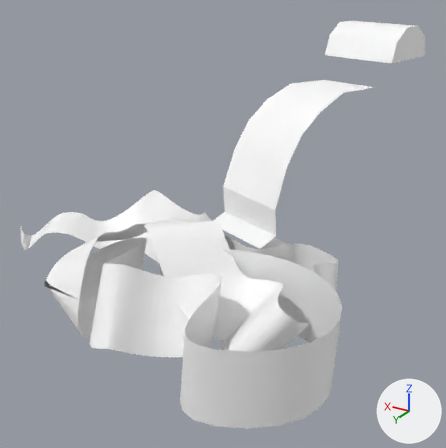
Before and after pictures for a commit that changed the FBX model Assets/Scenes/Sat Building/Models/SeismographPaper.fbx.
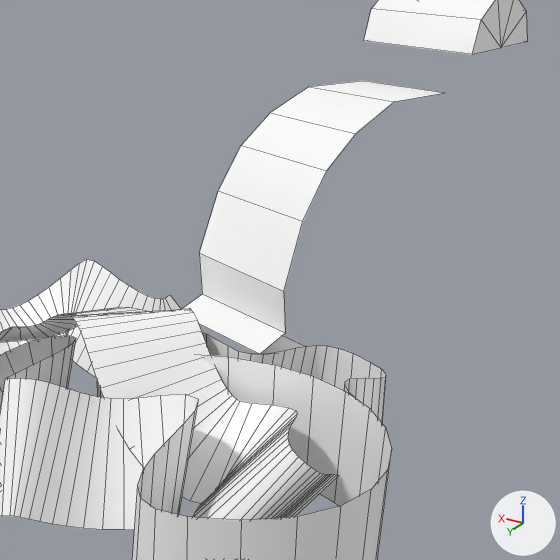
There are two pictures of each version: one whole from a 50 mm camera at (-0.965, 2.854, 0.39) aimed at (0.283, 0.775, -0.65), one close up on the part from 22% to 100% of the width and 7% to 84% of the height. The lights are fixed; the arrows at lower right show +X, +Y and +Z. The close-ups show mesh edges as thin lines. Where no turn or scale is listed for an object, it has been applied to the vertices.

The older version as bpy lines, for what is in view:
```python
me_béziercurve = bpy.data.meshes.new('BézierCurve')
me_béziercurve.from_pydata(...)  # 338 vertices, 168 faces; spans x -0.566..0.662, y -0.39..0.443, z -0.225..0.198
me_béziercurve.materials.append(mat_seismographpaper)  # white #ffffff
me_scene_001 = bpy.data.meshes.new('Scene.001')
me_scene_001.from_pydata(...)  # 18 vertices, 8 faces; spans x -0.6..32.2, y 5.7..74.3, z -1.0..59.0
me_scene_001.materials.append(mat_seismographpaper)  # white #ffffff
me_scene_002 = bpy.data.meshes.new('Scene.002')
me_scene_002.from_pydata(...)  # 14 vertices, 15 faces; spans x -0.203..0.203, y -0.182..0.182, z -0.017..0.123
me_scene_002.materials.append(mat_seismographpaper)  # white #ffffff
ob_béziercurve = bpy.data.objects.new('BézierCurve', me_béziercurve)
ob_béziercurve.location = (0.122, 1.195, -0.725)
ob_cylinder__1 = bpy.data.objects.new('Cylinder__1_', me_scene_002)
ob_cylinder__1.location = (-0.072, 0.027, 0.0)
ob_polyshape__1 = bpy.data.objects.new('PolyShape__1_', me_scene_001)
ob_polyshape__1.location = (0.094, 0.1, -0.118)
ob_polyshape__1.rotation_euler = (0.0, -3.142, -0.333)  # degrees (0, -180, -19)
ob_polyshape__1.scale = (0.01, 0.01, 0.01)
# also in view: 'BézierCurve.001' at (0.78, 0.892, -0.773)
```
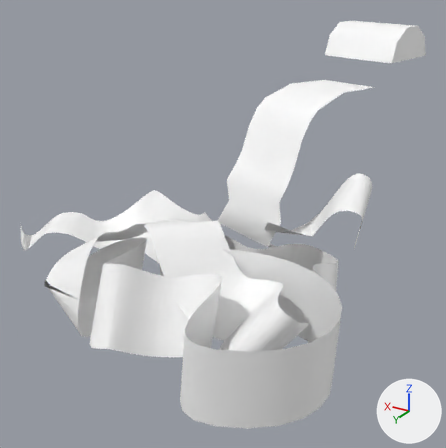
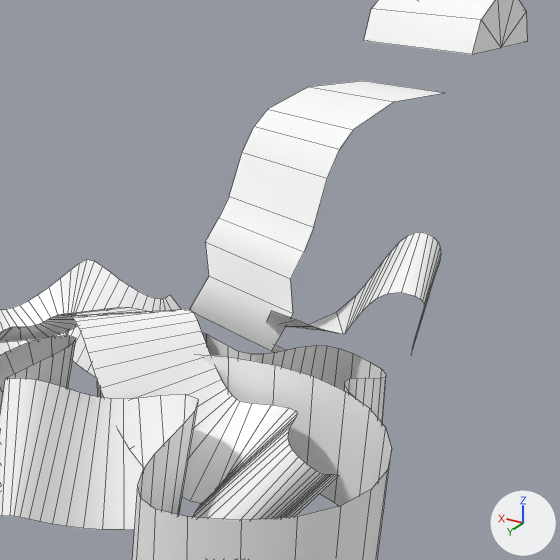
Where the newer file only moved an object's origin or applied its transform, the numbers keep the older frame.

What differs and where, as boxes [x1, y1, x2, y2] in the close-ups (560 x 560 px):
```json
{"object": "PolyShape__1_", "change": "reshaped, moved, turned, rescaled", "before": [183, 81, 443, 354], "after": [190, 81, 443, 353]}
{"object": "BézierCurve.002", "change": "added", "after": [266, 232, 441, 352]}
```

The change, as JSON lines over the scene's bpy script:
```json
{"block": "me_scene_001", "where": "# used by ob_polyshape__1; location = (0.094, 0.1, -0.118); rotation_euler = (0.0, -3.142, -0.333), in degrees (0, -180, -19); scale = (0.01, 0.01, 0.01)"}
{"op": "remove", "block": "me_scene_001", "code": "me_scene_001.from_pydata(...)  # 18 vertices, 8 faces; spans x -0.6..32.2, y 5.7..74.3, z -1.0..59.0"}
{"op": "add", "block": "me_scene_001", "code": "me_scene_001.from_pydata(...)  # 22 vertices, 10 faces; spans x -0.2..0.2, y -0.7..-0.1, z -0.8..-0.2"}
{"block": "me_scene_001", "change": "me_scene_001 part 1: the whole mesh is rebuilt"}
{"op": "add", "block": "me_béziercurve_002", "code": ["me_béziercurve_002 = bpy.data.meshes.new('BézierCurve.002')", "me_béziercurve_002.from_pydata(...)  # 56 vertices, 27 faces; spans x -0.134..0.304, y -0.17..0.227, z -0.155..0.124", "me_béziercurve_002.materials.append(mat_seismographpaper)  # white #ffffff"]}
{"op": "set", "path": "ob_polyshape__1.scale", "old": "(0.01, 0.01, 0.01)", "new": "(1.0, 1.0, 1.0)"}
{"op": "set", "path": "ob_polyshape__1.location", "old": "(0.094, 0.1, -0.118)", "new": "(-0.074, 0.026, 0.0)"}
{"op": "set", "path": "ob_polyshape__1.rotation_euler", "old": "(0.0, -3.142, -0.333)", "new": "(1.571, 0.0, -0.296)", "note": "degrees (0, -180, -19) -> degrees (90, 0, -17)"}
{"op": "add", "block": "ob_béziercurve_002", "code": ["ob_béziercurve_002 = bpy.data.objects.new('BézierCurve.002', me_béziercurve_002)", "ob_béziercurve_002.location = (-0.21, 0.745, -0.507)"]}
```
